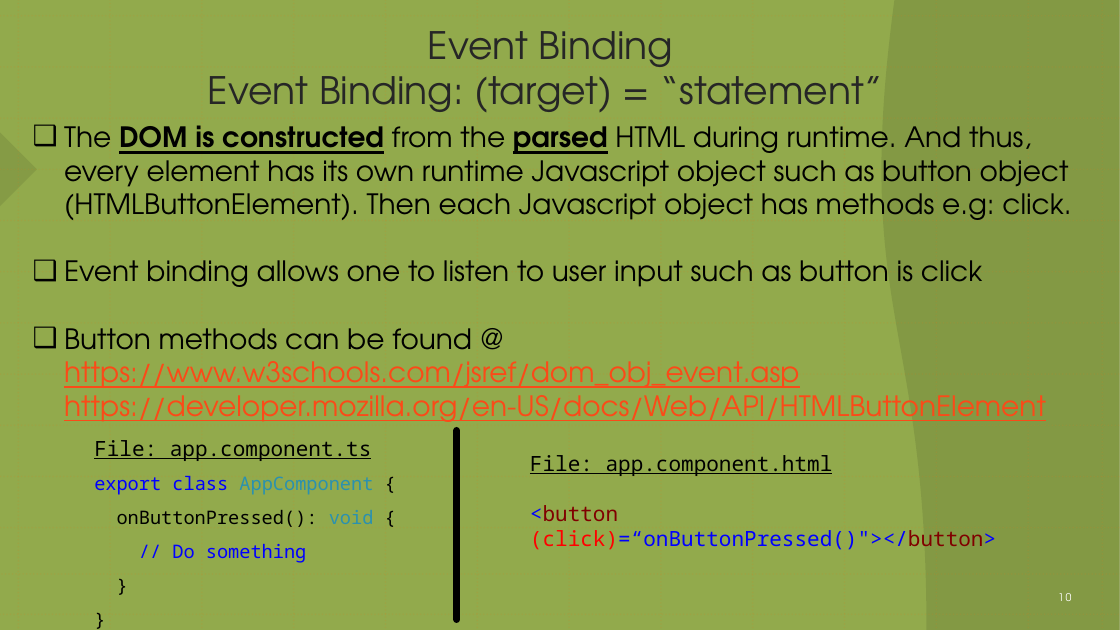
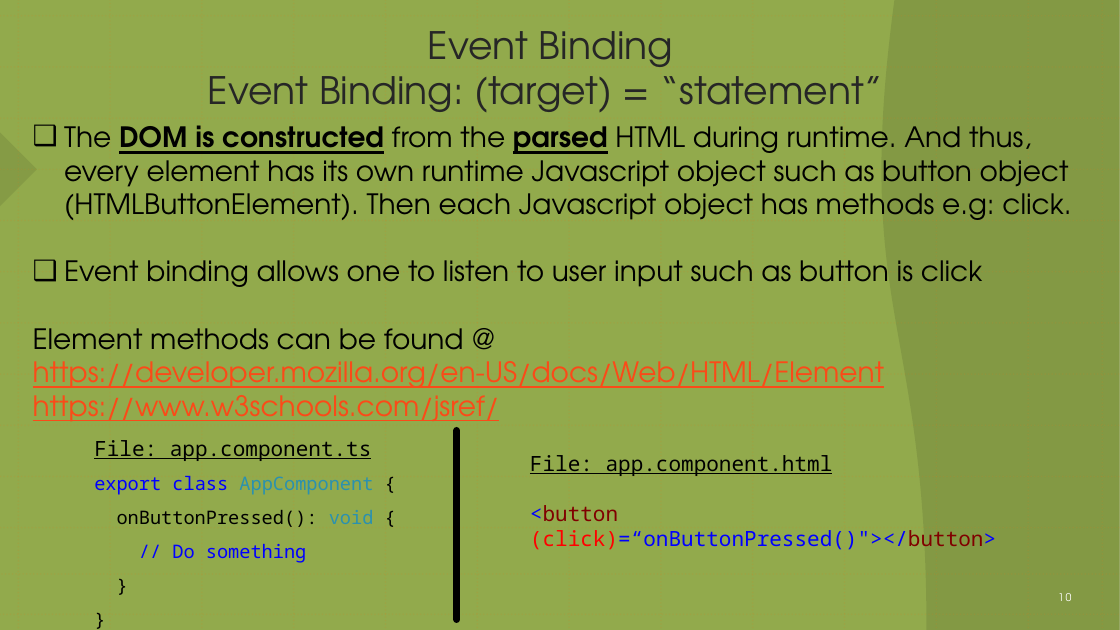
Before and after one commit to sthoang62/Web-Development-Study, a slide deck: slide 10 of Angular/AngularPart2.pptx. Drawn at 1120x630 pixels with LibreOffice and Linux fonts; fonts in the diff are those of the drawing. Boxes give left, top, right and bottom in pixels: in the first picture for what was removed or moved away, otherwise in the second. Text is boxed around its words. In the diff, an @@ line names an element or a change of style, - is before the commit and + after.

Commit message:
Update html api reference

```diff
--- a/Angular/AngularPart2.pptx
+++ b/Angular/AngularPart2.pptx
@@ text at box(33, 328, 884, 429): text changed @@
-❑ Button methods can be found @ https://www.w3schools.com/jsref/dom_obj_event.asp
-  https://developer.mozilla.org/en-US/docs/Web/API/HTMLButtonElement
+Element methods can be found @
+https://developer.mozilla.org/en-US/docs/Web/HTML/Element
+https://www.w3schools.com/jsref/
```
Also in this commit, not shown: 3 other slides changed.
